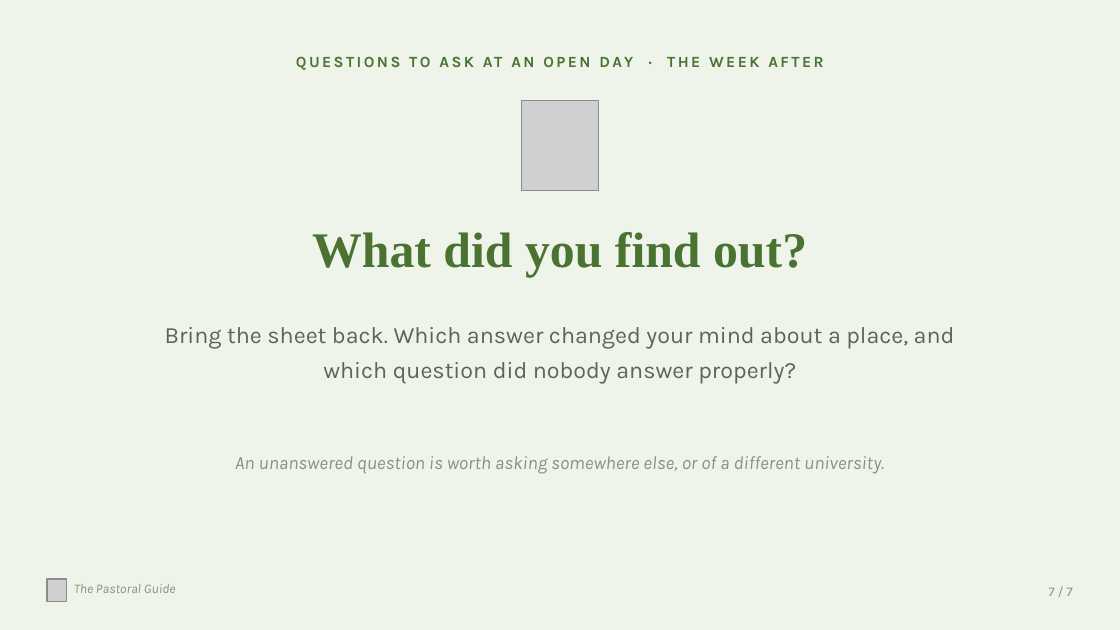
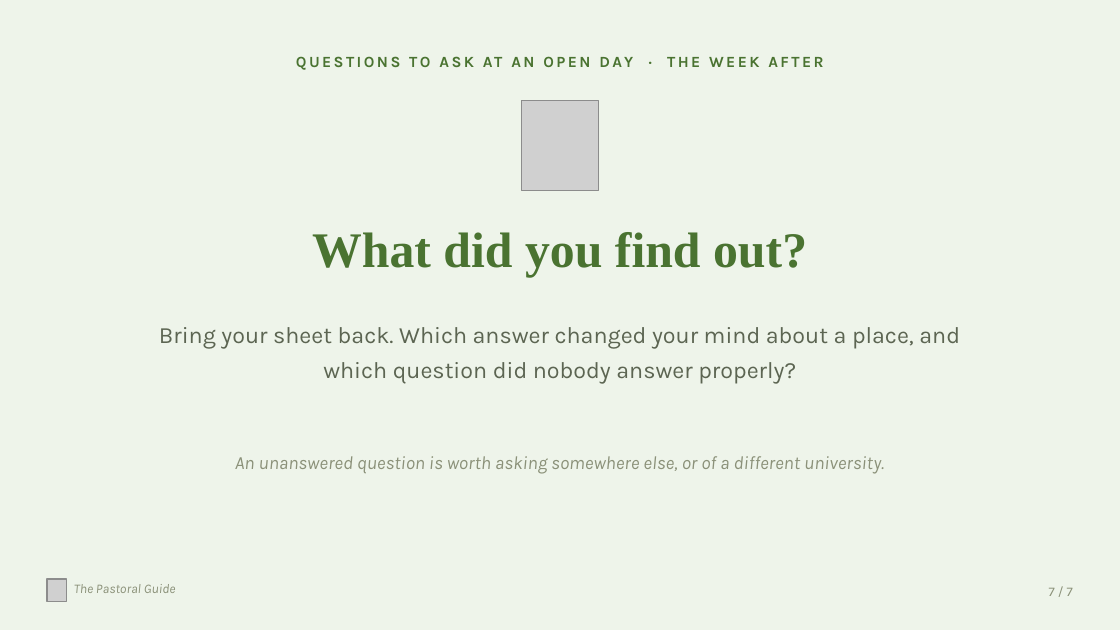
Before and after one commit to thepastoralguide/thepastoralguide.github.io, a slide deck: slide 7 of morning-registration-activities/open-evening-questions/downloads/Open_Day_Questions_Sixth_Form.pptx. Drawn at 1120x630 pixels with LibreOffice and Linux fonts; fonts in the diff are those of the drawing; grey boxes stand for pictures. Boxes give left, top, right and bottom in pixels: in the first picture for what was removed or moved away, otherwise in the second. Text is boxed around its words. In the diff, an @@ line names an element or a change of style, - is before the commit and + after.

```diff
--- a/morning-registration-activities/open-evening-questions/downloads/Open_Day_Questions_Sixth_Form.pptx
+++ b/morning-registration-activities/open-evening-questions/downloads/Open_Day_Questions_Sixth_Form.pptx
@@ text at bbox=[159, 327, 960, 384]: text changed @@
-Bring the sheet back. Which answer changed your mind about a place, and which question did nobody answer properly?
+Bring your sheet back. Which answer changed your mind about a place, and which question did nobody answer properly?
```
Also in this commit, not shown: 3 other slides changed, 3 slides added, 3 slides removed, 16 other files.
